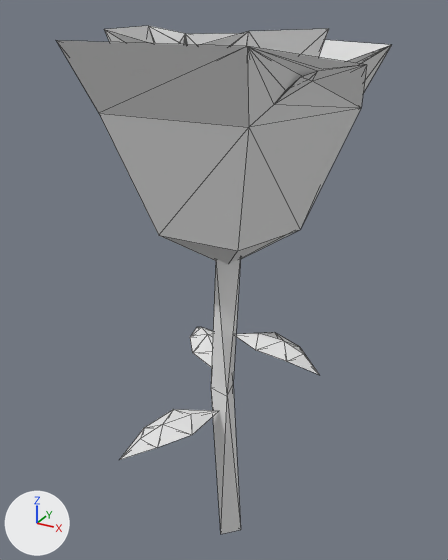
Two versions of the OBJ model Assets/MapEditor/modular_terrain_collection/Hilly_Prop_Flower_Rose.obj, one commit apart.
Camera for both pictures: a camera (50 mm lens) standing at (0.236, -0.44, 0.491) and looking at (-0.016, 0.017, 0.263). Every picture has the same lights, and +X, +Y and +Z are marked at lower left. Mesh edges are drawn as thin lines. Where no turn or scale is listed for an object, it has been applied to the vertices.
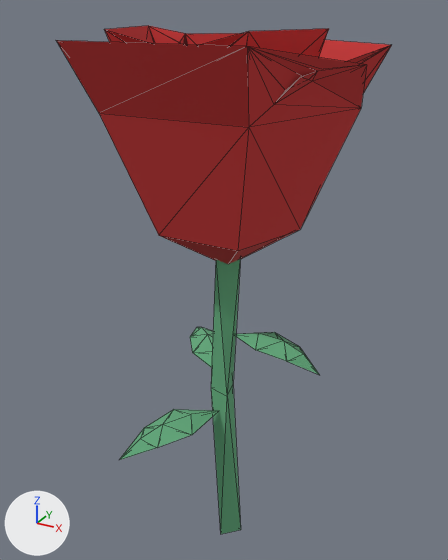
Edits to the bpy script that builds the scene:
```text
Change mat_pine_leaves:
    mat_pine_leaves.base_color: (0.8, 0.8, 0.8) -> (0.126, 0.404, 0.204)  # white #e7e7e7 -> green #63aa7d
Change mat_rose:
    mat_rose.base_color: (0.8, 0.8, 0.8) -> (0.577, 0.0353, 0.0353)  # white #e7e7e7 -> red #c83535
```

What differs and where, as boxes (x1, y1, x2, y2) in the pictures (448 x 560 px):
'object7', recoloured (white to red): (56, 40, 392, 264) in both
'object8', recoloured (white to green): (211, 259, 241, 534) in both
'object3', recoloured (white to red): (201, 29, 329, 57) in both
'object2', recoloured (white to green): (120, 409, 218, 460) in both
'object5', recoloured (white to green): (234, 332, 320, 375) in both
'object4', recoloured (white to red): (104, 26, 186, 44) in both
'object1', recoloured (white to green): (190, 327, 213, 368) in both
'object6', recoloured (white to red): (179, 33, 241, 45) in both
